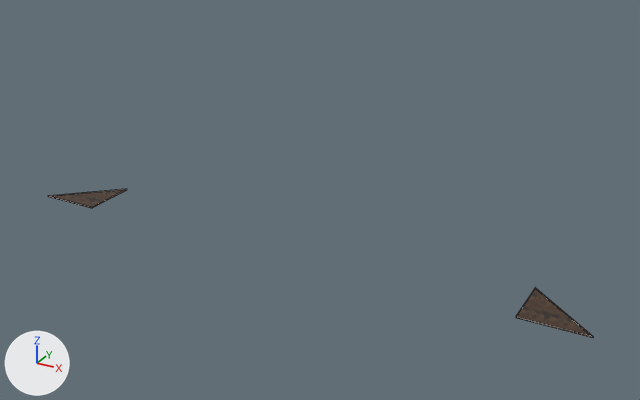
The glTF model mwm_corners.glb, before and after one commit.
Before and after are seen from a 50 mm camera at (106.2, -248.1, 103.3) aimed at (7.6, -68.9, 13.7). Arrows for +X, +Y and +Z are at lower left; the lights stay in place. The first picture is the older version. Mesh edges are drawn as thin lines. Objects named as collision shapes, trigger or cutter boxes, shadow casters or lower levels of detail are left out.

Names of what the first picture shows: 'marble'.
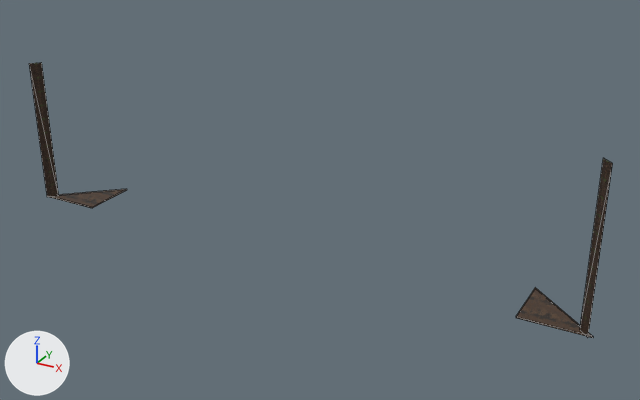
Edits to the bpy script that builds the scene:
```text
Add img_image_1:
    img_image_1 = load_image('Image_1', '_unpacked/Image_1', 1024, 1024, 'sRGB')
Add mat_endwall:
    mat_endwall = principled_material('endwall')
    mat_endwall.texture = img_image_1
    mat_endwall.metallic = 0.2
    mat_endwall.roughness = 0.7
Add me_endwall:
    me_endwall.from_pydata(...)  # 8 vertices, 4 faces; spans x -78.0..78.0, y -78.0..-76.0, z 0.0..40.0
    me_endwall.materials.append(mat_endwall)  # picture img_image_1
Add ob_endwall:
    ob_endwall = bpy.data.objects.new('endwall', me_endwall)
    ob_endwall.location = (0.0, 0.0, 0.0)
```

Location of each change, (x1, y1, x2, y2) in pixels of the pictures (640 x 400 px):
'endwall', added: after (29, 62, 613, 337)
